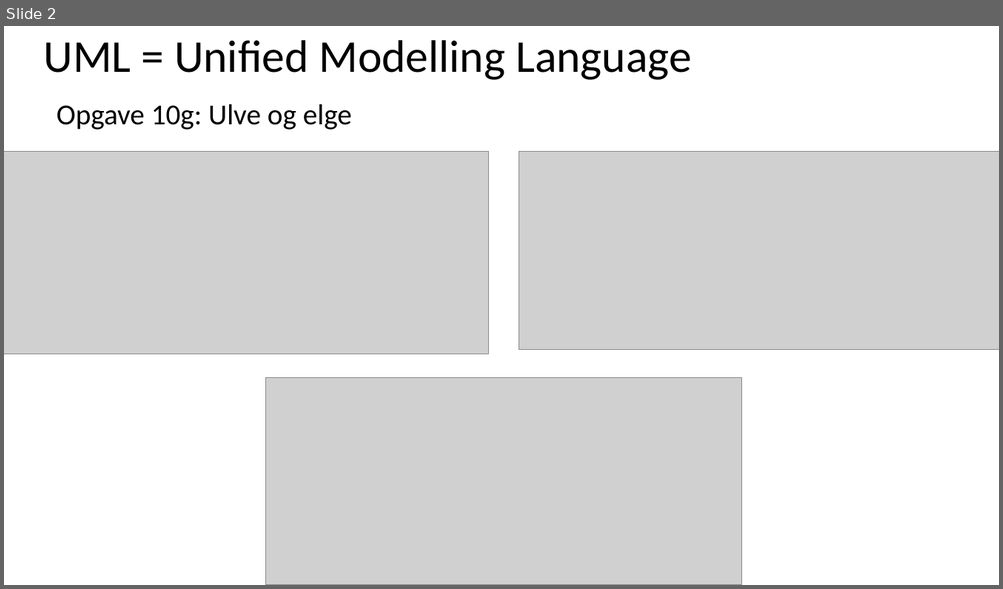
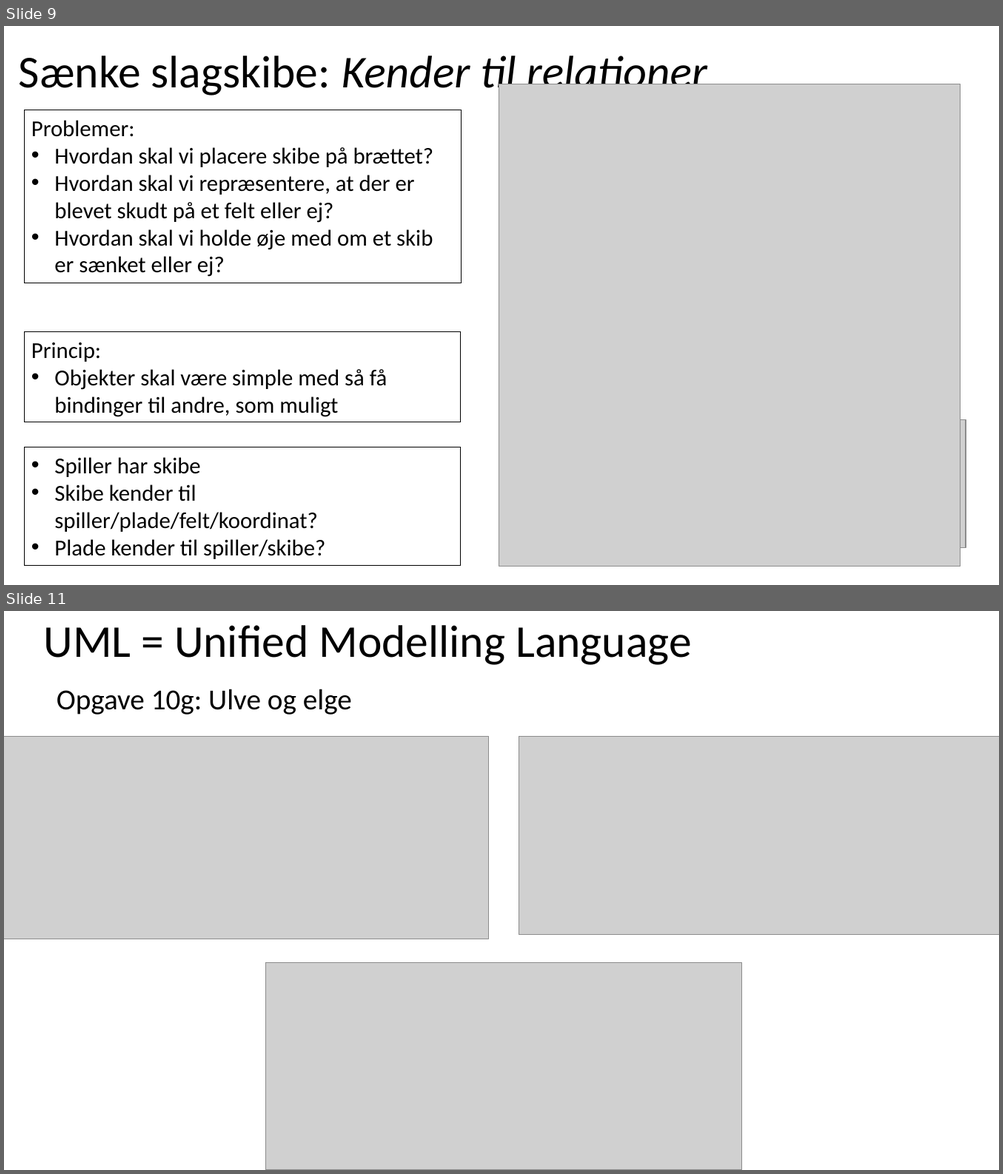
Before and after one commit to fisterloegsovs/pop22, a slide deck: lectures/13.1-3/lecture13.2.pptx. Shown one above the other, each under a label of ours: slide 2 before the commit, slides 9 and 11 after it; the slides between them are not shown. The pictures are 1003x589 and 1003x1174 pixels, drawn with LibreOffice and Linux fonts; fonts in the diff are those of the drawing; grey boxes stand for pictures. Boxes give left, top, right and bottom in pixels: in the first picture for what was removed or moved away, otherwise in the second. Text is boxed around its words. In the diff, an @@ line names an element or a change of style, - is before the commit and + after.

```diff
--- a/lectures/13.1-3/lecture13.2.pptx
+++ b/lectures/13.1-3/lecture13.2.pptx
@@ slide 9 added at (4, 26, 999, 585), background #FFFFFF @@
@@ text added at (19, 56, 707, 99), 44 pt, text #000000, italic @@
+Sænke slagskibe: Kender til relationer
@@ picture added at (499, 84, 961, 567) @@
@@ rectangle added at (24, 110, 461, 284), outline #000000 0.75 pt, 22 pt, text #000000 @@
+Problemer:
+• Hvordan skal vi placere skibe på brættet?
+• Hvordan skal vi repræsentere, at der er blevet skudt på et felt eller ej?
+• Hvordan skal vi holde øje med om et skib er sænket eller ej?
@@ rectangle added at (24, 332, 461, 422), outline #000000 0.75 pt, 22 pt, text #000000 @@
+Princip:
+• Objekter skal være simple med så få bindinger til andre, som muligt
@@ picture added at (502, 420, 966, 548) @@
@@ rectangle added at (24, 448, 461, 565), outline #000000 0.75 pt, 22 pt, text #000000 @@
+• Spiller har skibe
+• Skibe kender til spiller/plade/felt/koordinat?
+• Plade kender til spiller/skibe?
@@ what was slide 2 is now slide 11 @@
```
Also in this commit, not shown: 1 slide changed, 8 other slides added, 5 other files.
